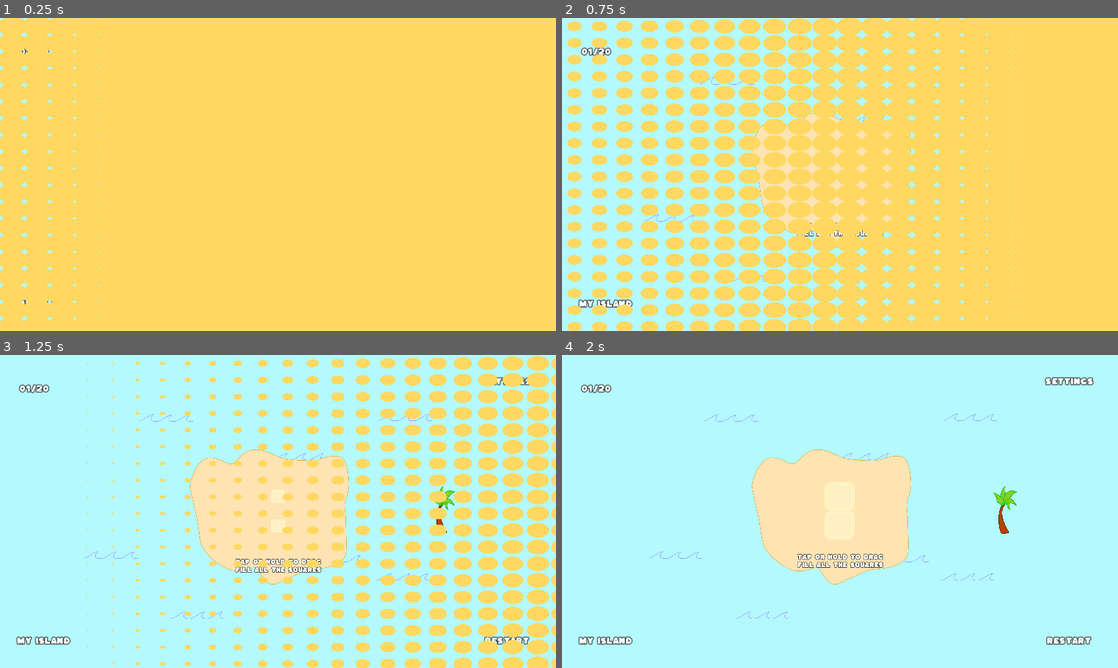
Above: before the commit, frames 1-4 (two rows, left to right).
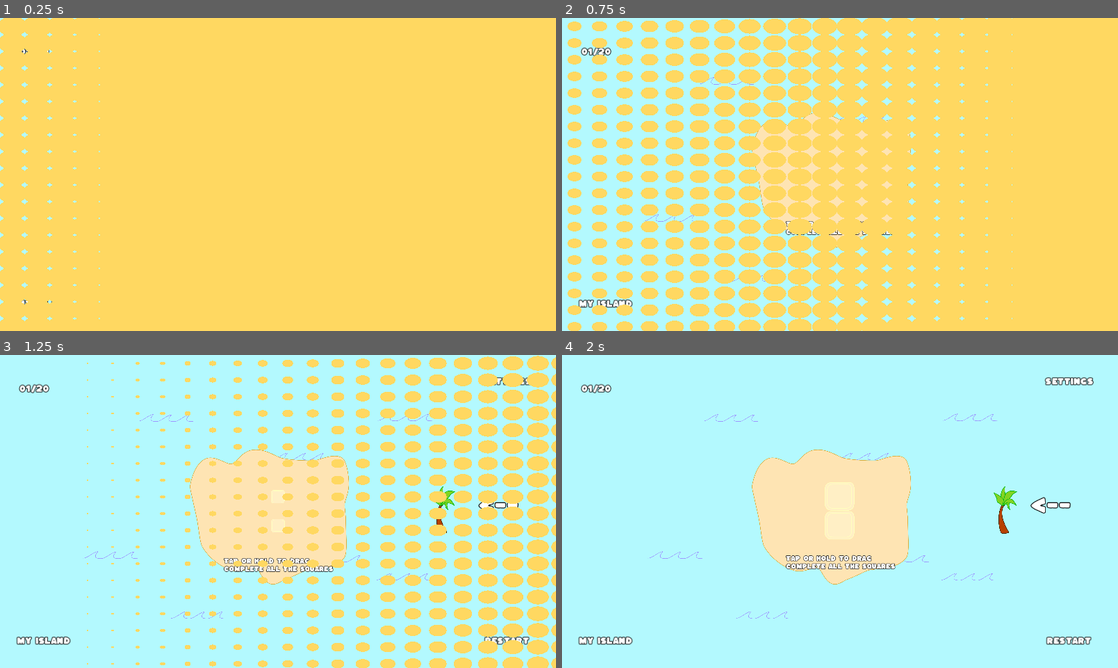
Above: after the commit, the same moments.

Repository: isaacdb/CozyIsland
Game: Godot game, scene res://Levels/level_01.tscn
The game is run twice, just before and just after one commit, with the same random seed, the same clock (stepped at 60 frames per second) and the same inputs. This scene is started directly instead of the project's main scene. The engine's default icon, where the game draws it, is replaced by a stand-in: a white triangle on a blue panel in a dark square.
Inputs:
- Up to frame 1 (0.25 s): no input
- Up to frame 2 (0.75 s): click "Restart" at 0.5 s
- Up to frame 3 (1.25 s): no input
- Up to frame 4 (2 s): click "Restart" at 1.25 s

Frame 1 is identical in both runs. In frame 2, 0.1% of the frame differs, in the area x 40-60%, y 64-70%; in frame 3, 0.7%; in frame 4, 0.9%, in the area x 40-92%, y 45-69%.

Commit message:
improve tutorial

Diff:
--- a/Levels/Island/island.gd
+++ b/Levels/Island/island.gd
@@ -41,6 +41,8 @@
 		_save.list_avaiable_itens = Global.list_itens_avaiable
 	else:
 		Global.list_itens_avaiable = _save.list_avaiable_itens
+
+	Global.load_complete.emit()
 	pass
 
 func save_island():
--- a/Levels/level_01.tscn
+++ b/Levels/level_01.tscn
@@ -10,6 +10,7 @@
 [ext_resource type="PackedScene" uid="uid://rsym1ygndspd" path="res://UI/canvas_layer.tscn" id="11_actjg"]
 [ext_resource type="Script" path="res://Scripts/Gameplay/tip_controller.gd" id="12_x2qpk"]
 [ext_resource type="Texture2D" uid="uid://i8p56bqcbvj0" path="res://NewComponents/ComposeItem/2Tree/tree02.png" id="13_detfn"]
+[ext_resource type="Script" path="res://Scripts/Gameplay/arrow_indicator.gd" id="14_7j02d"]
 [ext_resource type="Script" path="res://Scripts/Gameplay/item_collect.gd" id="14_w6xw4"]
 [ext_resource type="Theme" uid="uid://dv3w4syw7lh2d" path="res://new_theme.tres" id="19_tcyph"]
 [ext_resource type="Script" path="res://Scripts/Gameplay/tween_float.gd" id="20_dg8mg"]
@@ -104,25 +105,41 @@
 [node name="TipController" type="Node2D" parent="."]
 script = ExtResource("12_x2qpk")
 
+[node name="Position2Arrow" type="Marker2D" parent="TipController"]
+position = Vector2(-51, -142)
+
 [node name="Tip" type="Label" parent="TipController"]
-offset_left = -147.0
+offset_left = -187.0
 offset_top = 155.0
-offset_right = 149.0
+offset_right = 190.0
 offset_bottom = 206.0
 theme = ExtResource("19_tcyph")
 theme_override_font_sizes/font_size = 20
 text = "Tap or hold to drag
-Fill all the squares"
+complete all the squares"
 script = ExtResource("20_dg8mg")
+
+[node name="Arrow" type="Label" parent="TipController" node_paths=PackedStringArray("position_2")]
+offset_left = 677.0
+offset_top = -73.0
+offset_right = 1054.0
+offset_bottom = -3.0
+theme = ExtResource("19_tcyph")
+theme_override_constants/outline_size = 10
+theme_override_font_sizes/font_size = 80
+text = "<--"
+script = ExtResource("14_7j02d")
+position_2 = NodePath("../Position2Arrow")
+intensity = 20.0
 
 [node name="TipMobile" type="Label" parent="TipController"]
 visible = false
-offset_left = -147.0
+offset_left = -185.0
 offset_top = 155.0
-offset_right = 149.0
+offset_right = 192.0
 offset_bottom = 206.0
 theme = ExtResource("19_tcyph")
 theme_override_font_sizes/font_size = 20
 text = "Tap and hold to drag
-Fill all the squares"
+Complete all the squares"
 script = ExtResource("20_dg8mg")
--- a/Levels/level_02.tscn
+++ b/Levels/level_02.tscn
@@ -9,6 +9,7 @@
 [ext_resource type="PackedScene" uid="uid://r2vosq7ralyx" path="res://NewComponents/ComposeItem/2Tree/2_tree.tscn" id="8_the4i"]
 [ext_resource type="PackedScene" uid="uid://rsym1ygndspd" path="res://UI/canvas_layer.tscn" id="9_6h6oq"]
 [ext_resource type="Script" path="res://Scripts/Gameplay/tip_controller.gd" id="10_a603s"]
+[ext_resource type="Script" path="res://Scripts/Gameplay/arrow_indicator.gd" id="12_aka0n"]
 [ext_resource type="Theme" uid="uid://dv3w4syw7lh2d" path="res://new_theme.tres" id="17_cb2k4"]
 [ext_resource type="Script" path="res://Scripts/Gameplay/tween_float.gd" id="18_dx070"]
 
@@ -95,7 +96,7 @@
 rotate_on_start = false
 
 [node name="2Tree2" parent="." instance=ExtResource("8_the4i")]
-position = Vector2(-583, -99)
+position = Vector2(436, -104)
 rotate_on_start = false
 
 [node name="CanvasLayer" parent="." instance=ExtResource("9_6h6oq")]
@@ -106,24 +107,40 @@
 script = ExtResource("10_a603s")
 
 [node name="Tip" type="Label" parent="TipController"]
-offset_left = -147.0
+offset_left = -187.0
 offset_top = 155.0
-offset_right = 149.0
+offset_right = 190.0
 offset_bottom = 206.0
 theme = ExtResource("17_cb2k4")
 theme_override_font_sizes/font_size = 20
 text = "Tap or hold to drag
-Fill all the squares"
+complete all the squares"
 script = ExtResource("18_dx070")
 
 [node name="TipMobile" type="Label" parent="TipController"]
 visible = false
-offset_left = -147.0
+offset_left = -185.0
 offset_top = 155.0
-offset_right = 149.0
+offset_right = 192.0
 offset_bottom = 206.0
 theme = ExtResource("17_cb2k4")
 theme_override_font_sizes/font_size = 20
 text = "Tap and hold to drag
-Fill all the squares"
+Complete all the squares"
 script = ExtResource("18_dx070")
+
+[node name="Position2Arrow" type="Marker2D" parent="TipController"]
+position = Vector2(-48, -178)
+
+[node name="Arrow" type="Label" parent="TipController" node_paths=PackedStringArray("position_2")]
+offset_left = 605.0
+offset_top = -95.0
+offset_right = 982.0
+offset_bottom = -3.0
+theme = ExtResource("17_cb2k4")
+theme_override_constants/outline_size = 10
+theme_override_font_sizes/font_size = 80
+text = "<--"
+script = ExtResource("12_aka0n")
+position_2 = NodePath("../Position2Arrow")
+intensity = 20.0
--- /dev/null
+++ b/Scripts/Gameplay/arrow_indicator.gd
@@ -0,0 +1,35 @@
+extends Label
+
+@export var position_1 : Marker2D
+@export var position_2 : Marker2D
+@export var intensity : float
+
+var _tween_pointing : Tween
+var _point_to_square := false
+
+func _ready():
+	tween_pointing("x")
+	pass
+
+func _process(delta):
+	if not _point_to_square and Global.is_dragging:
+		_point_to_square = true
+		_tween_pointing.kill()
+		_tween_pointing = null
+		var tween_move = self.create_tween()
+		tween_move.tween_property(self, "position", position_2.position, 1).set_ease(Tween.EASE_IN_OUT).set_trans(Tween.TRANS_CUBIC)
+		tween_move.parallel().tween_property(self, "rotation_degrees", 270, 2).set_ease(Tween.EASE_IN_OUT).set_trans(Tween.TRANS_CUBIC)
+		tween_move.tween_callback(tween_pointing.bind("y"))
+	pass
+
+func tween_pointing(axis: String) -> void:
+	var mid_pos = position.x if axis == "x" else position.y
+
+	if _tween_pointing == null:
+		_tween_pointing = self.create_tween().set_loops()
+
+	_tween_pointing.tween_property(self, "position:"+axis, mid_pos + intensity, 1)\
+	.set_ease(Tween.EASE_IN_OUT).set_trans(Tween.TRANS_SINE)
+	_tween_pointing.tween_property(self, "position:"+axis, mid_pos - intensity, 1)\
+	.set_ease(Tween.EASE_IN_OUT).set_trans(Tween.TRANS_SINE)
+	pass
--- a/Scripts/Gameplay/button_place.gd
+++ b/Scripts/Gameplay/button_place.gd
@@ -8,6 +8,10 @@
 
 func _ready():
 	texture = item_texture
+	Global.load_complete.connect(check_available)
+	pass
+
+func check_available() -> void:
 	var avaiable = Global.list_itens_avaiable.any(func(i): return i == item_name)
 	if avaiable:
 		button.pressed.connect(on_pressed)
--- a/Scripts/Gameplay/tween_float.gd
+++ b/Scripts/Gameplay/tween_float.gd
@@ -1,6 +1,6 @@
 extends Control
 
-@export var intensity := 10.0
+@export var intensity := 5.0
 
 var _start_pos : Vector2
 
--- a/Scripts/Singletons/Global.gd
+++ b/Scripts/Singletons/Global.gd
@@ -5,6 +5,8 @@
 signal switch_level
 signal rotate_mobile
 signal control_change
+signal load_complete
+
 
 var is_dragging := false
 var current_scene : String = "res://Levels/level_01.tscn"
Not shown: 1 places in Levels/level_01.tscn that only renumber resources
Not shown: 1 places in Levels/level_02.tscn that only renumber resources
Not shown, changed: export_presets.cfg
